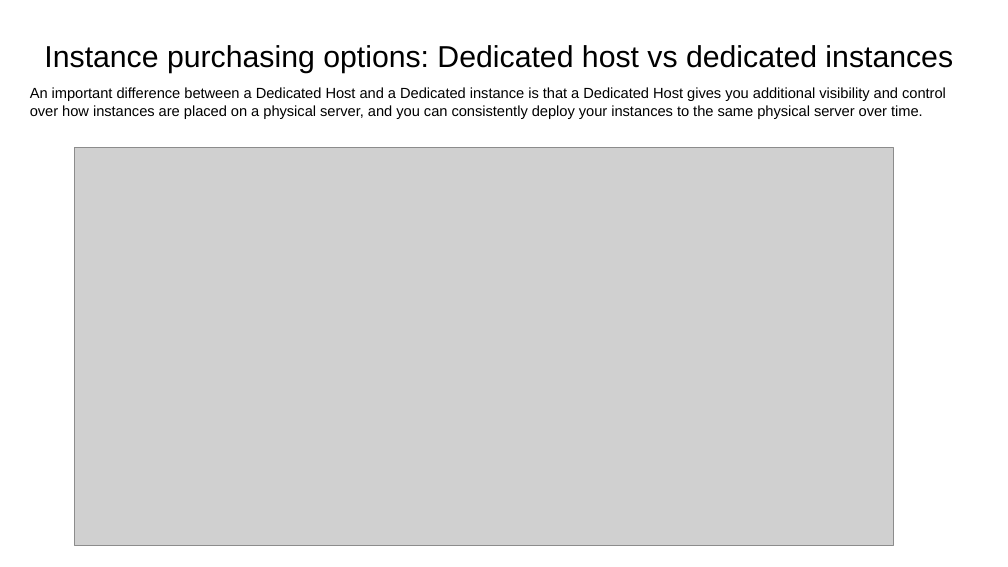
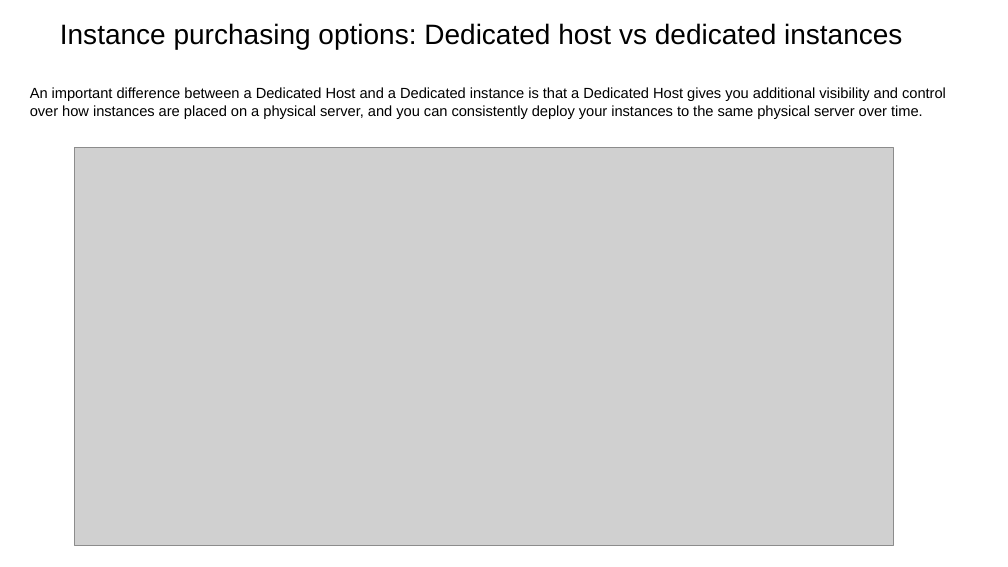
Before and after one commit to IlyaChakun/aws-iba-courses, a slide deck: slide 23 of lecture-materials/Compute/1-ec2/EC2.pptx (slide 24 before the commit). Drawn at 1008x567 pixels with LibreOffice and Linux fonts; fonts in the diff are those of the drawing; grey boxes stand for pictures. Boxes give left, top, right and bottom in pixels: in the first picture for what was removed or moved away, otherwise in the second. Text is boxed around its words. In the diff, an @@ line names an element or a change of style, - is before the commit and + after.

```diff
--- a/lecture-materials/Compute/1-ec2/EC2.pptx
+++ b/lecture-materials/Compute/1-ec2/EC2.pptx
@@ text "Instance purchasing options: Dedicated host ...": place and size @@
-text "Instance purchasing options: Dedicated host ..." at <box>44,45,953,73</box>
+text "Instance purchasing options: Dedicated host ..." at <box>60,23,902,49</box>
@@ text "Instance purchasing options: Dedicated host ..." at <box>60,23,902,49</box>: size 21.6 to 20 pt; line spacing 1.23 to 1; less space between paragraphs @@
```
Also in this commit, not shown: 1 slide removed, 27 other files.
